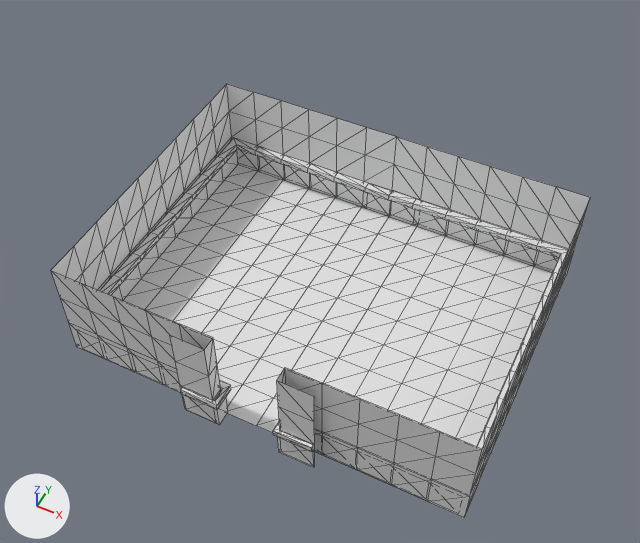
The FBX model VR/Assets/Models/Maps/room_Large.FBX as it was, and as the next commit left it.
Both versions are drawn from a camera (50 mm lens) standing at (18.5, -33.3, 52.4) and looking at (0.1, 3.6, 6.3). The axes (+X, +Y, +Z) are drawn at lower left. The lights are the same throughout. Mesh edges are drawn as thin lines. Materials are left out; every surface is plain grey. Where no turn or scale is listed for an object, it has been applied to the vertices.
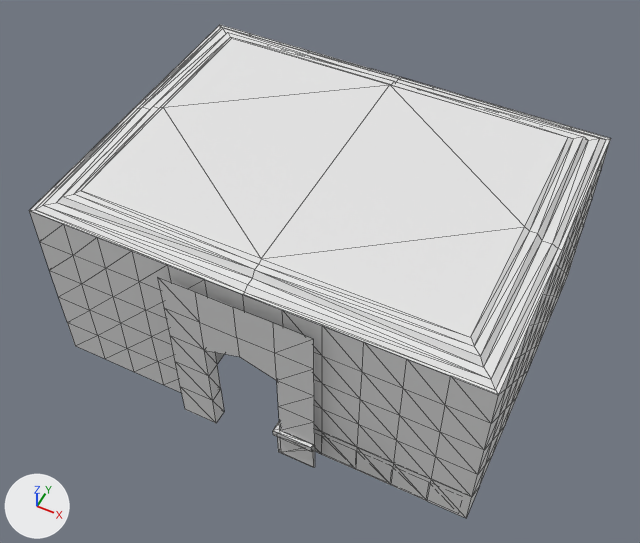
Boxes [x1, y1, x2, y2] around the edits, measured in the pictures (640 x 543 px; the box of a moved part takes in the faces that stretch with it):
'Object002', added: after [29, 25, 610, 395]
'Box001', reshaped (8% wider, 14% taller): before [51, 84, 590, 517]; after [29, 25, 611, 518]
'Object001', reshaped, moved, turned, rescaled: before [119, 164, 552, 446]; after [216, 353, 224, 364]
'woodenWall', reshaped: before [100, 138, 568, 467]; after [273, 421, 313, 467]
part 1 of me_mesh_001, deleted: before [100, 138, 392, 425]
part 2 of me_mesh_001, moved or reshaped (not visible afterwards): before [389, 191, 416, 224]

What changed in the scene script:
```text
Change me_mesh:
    used by ob_object001; location = (0.0, 4.2, 3.4); scale = (0.00991, 0.01, 0.011)
    remove me_mesh.from_pydata(...)  # 130 vertices, 216 faces; spans x -1525.0..1525.0, y -1016.0..1270.0, z -305.0
    add me_mesh.from_pydata(...)  # 4 vertices, 1 face; spans x -202.0..202.0, y 12.0, z -119.0..119.0
    me_mesh part 4: the whole mesh is rebuilt
Change me_mesh_001:
    where me_mesh_001.from_pydata(...)  # 230 vertices, 352 faces; spans x -15.0..15.0, y -11.4..12.8, z -2.7..0.1
    used by ob_woodenwall; location = (0.0, 4.2, 2.69)
    verts and faces of me_mesh_001; kept vertices keep their numbers, new ones are numbered from 230
    before: 9 (0.0, 12.6, -2.7) at pixel (389, 216), 10 (0.0, 12.6, -0.4), 53 (0.0, 12.1, -0.4) at pixel (388, 200), 74 (0.0, 12.1, 0.1) at pixel (388, 195), 95 (0.0, 12.8, 0.1) at pixel (392, 190)
    me_mesh_001 part 1: the loose piece of 115 vertices spanning x -15.0..0.0, y -11.4..12.8, z -2.7..0.1 is deleted
    me_mesh_001 part 2
    add for i in [9, 10, 53, 74, 95]: verts[i] += (-0.2, 0.0, 0.0)
Change me_mesh_002:
    used by ob_box001; location = (0.0, 4.2, 3.4)
    remove me_mesh_002.from_pydata(...)  # 184 vertices, 264 faces; spans x -15.1..15.1, y -11.3..12.8, z -3.4..5.0
    add me_mesh_002.from_pydata(...)  # 276 vertices, 442 faces; spans x -15.2..15.2, y -11.3..12.8, z -3.4..10.5
    me_mesh_002 part 3: 12 vertices moved from x -15.1..15.1, y -10.2..12.8, z -0.6..2.2 to x -15.2..15.2, y -10.2..12.8, z -0.6..7.7; 72 vertices removed from x -15.1..15.1, y -10.2..12.8, z -3.4..5.0; 164 vertices added at x -15.2..15.2, y -11.3..12.8, z -3.4..10.5
Add me_mesh_003:
    me_mesh_003.from_pydata(...)  # 56 vertices, 102 faces; spans x -15.2..15.2, y -11.5..11.5, z -0.5..0.4
Change ob_object001:
    ob_object001.location: (0.0, 4.2, 3.4) -> (-10.15, -2.8, -0.26)
    ob_object001.rotation_euler: (0.0, 0.0, 0.0) -> (1.571, 0.0, 0.0)  # degrees (0, 0, 0) -> degrees (90, 0, 0)
    ob_object001.scale: (0.00991, 0.01, 0.011) -> (0.0254, 0.0254, 0.0254)
Add ob_object002:
    ob_object002 = bpy.data.objects.new('Object002', me_mesh_003)
    ob_object002.location = (0.0, 5.47, 14.41)
```
